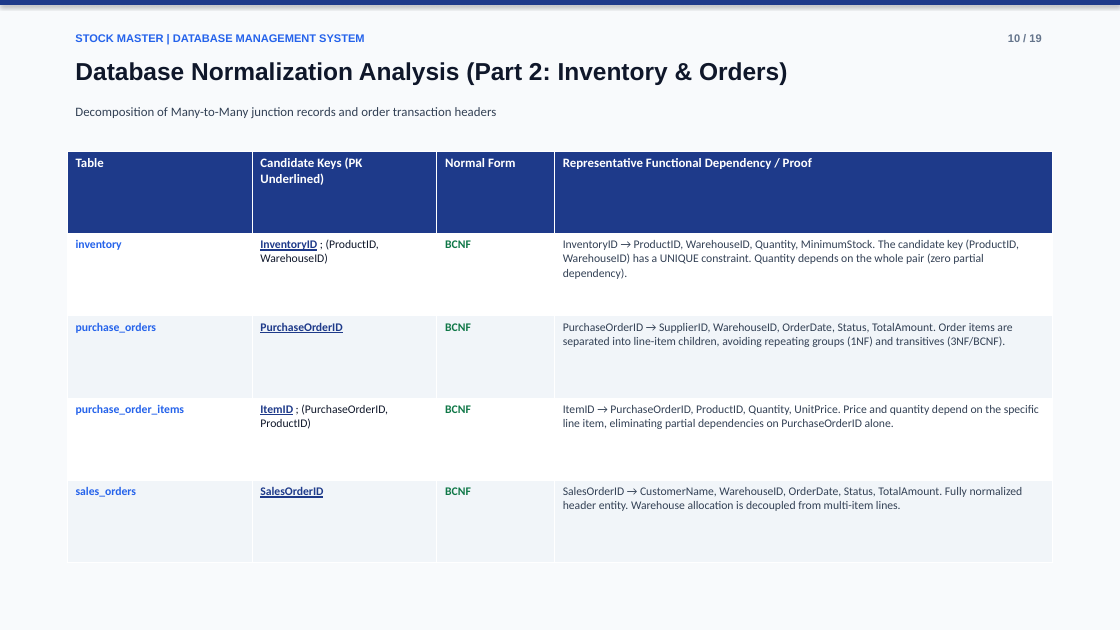
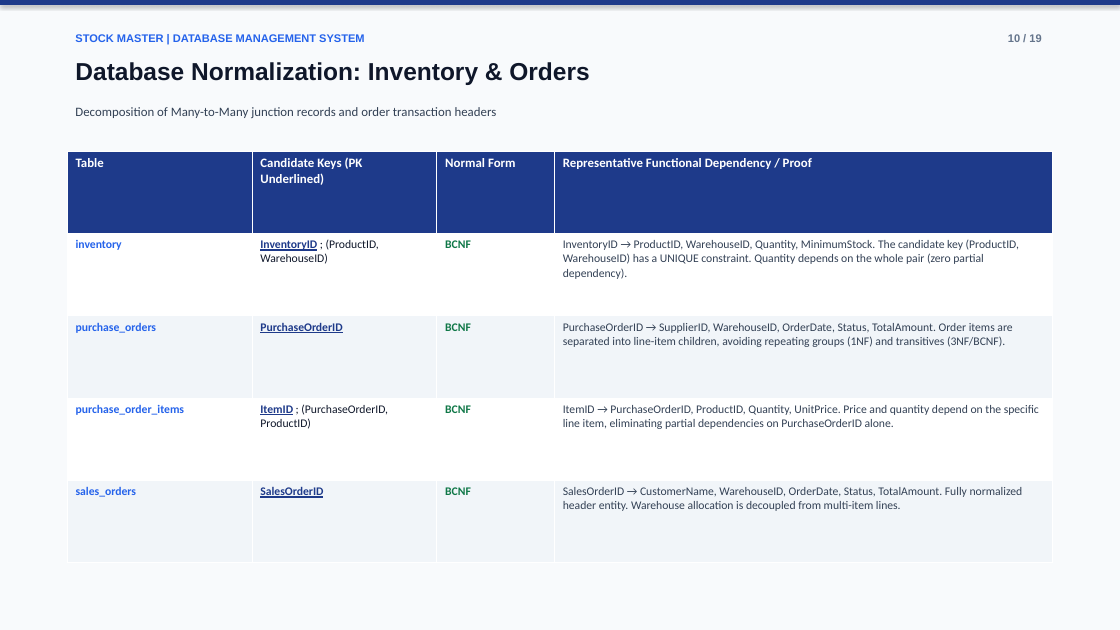
Before and after one commit to puneethkalinga/StockMaster-DBMS, a slide deck: slide 11 of StockMaster_Final_Review_Presentation.pptx. Drawn at 1120x630 pixels with LibreOffice and Linux fonts; fonts in the diff are those of the drawing. Boxes give left, top, right and bottom in pixels: in the first picture for what was removed or moved away, otherwise in the second. Text is boxed around its words. In the diff, an @@ line names an element or a change of style, - is before the commit and + after.

Commit message:
Refine normalization slide headings, text box layout wrapping, and report diagrams

```diff
--- a/StockMaster_Final_Review_Presentation.pptx
+++ b/StockMaster_Final_Review_Presentation.pptx
@@ text at (75, 62, 589, 85): text changed @@
-Database Normalization Analysis (Part 2: Inventory & Orders)
+Database Normalization: Inventory & Orders
```
Also in this commit, not shown: 2 other slides changed, 2 other files.
